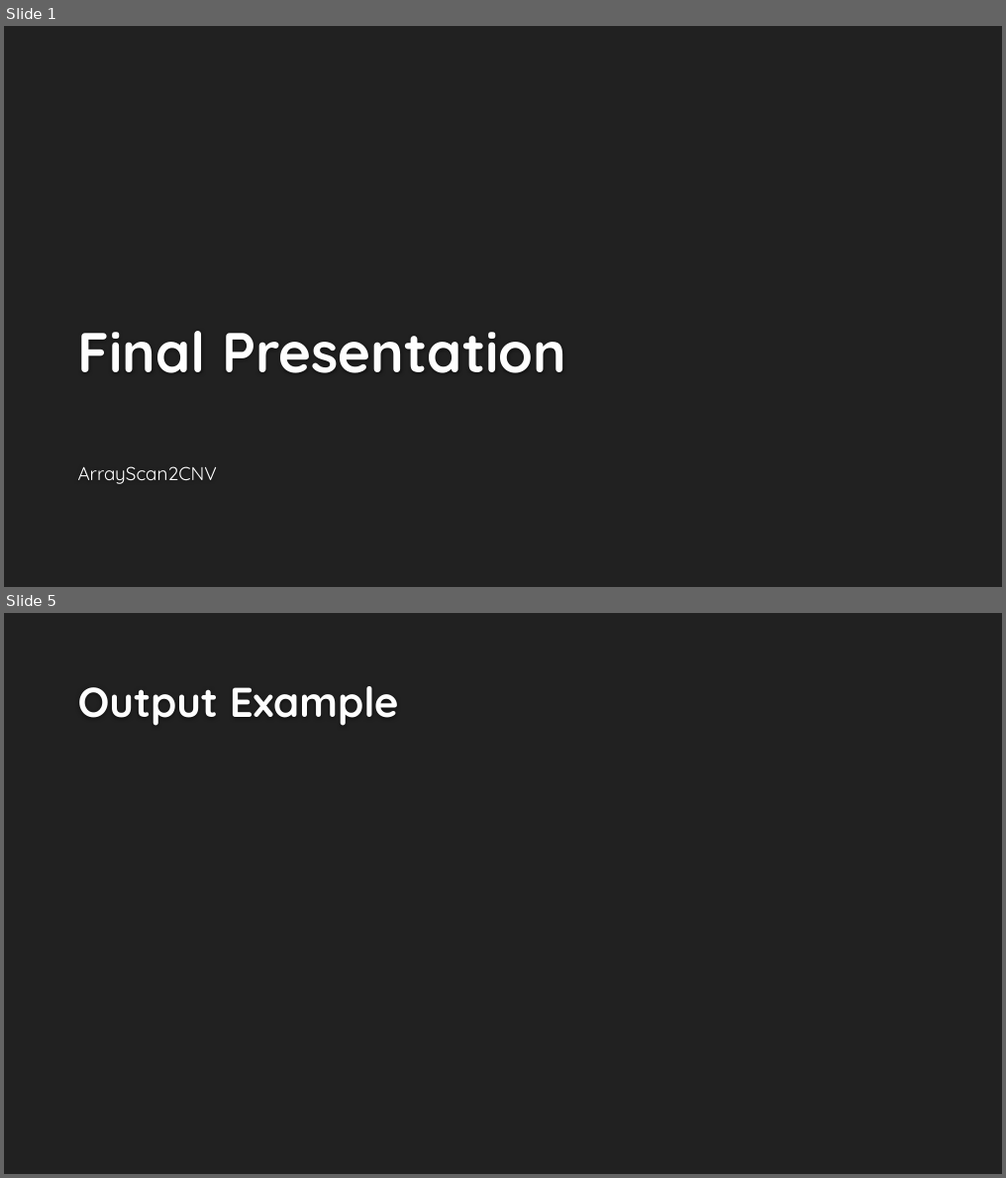
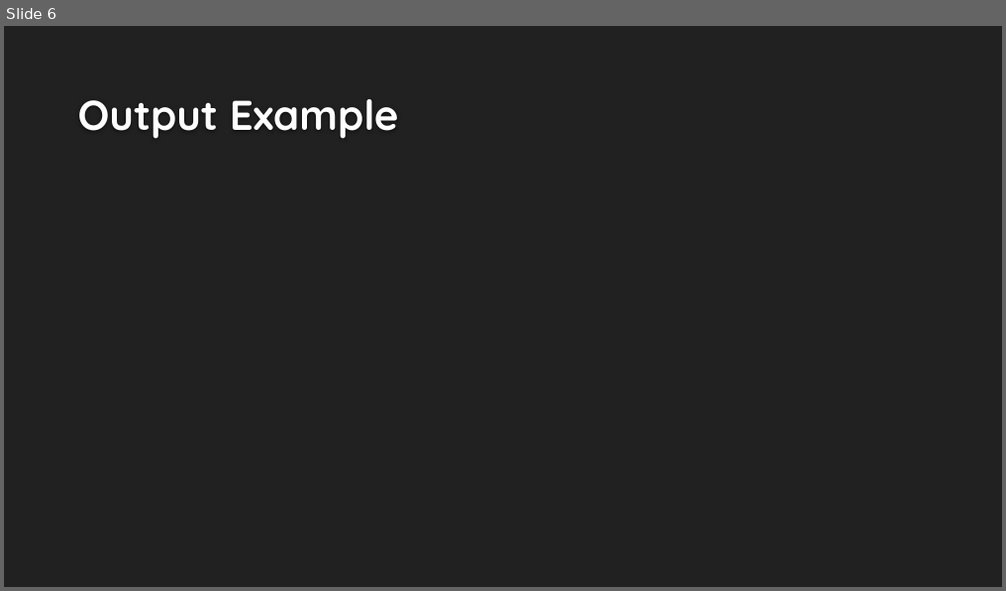
Before and after one commit to NCBI-Hackathons/Scan2CNV, a slide deck: files/Final_Present.pptx. Shown one above the other, each under a label of ours: slides 1 and 5 before the commit, slide 6 after it; the slides between them are not shown. The pictures are 1006x1178 and 1006x591 pixels, drawn with LibreOffice and Linux fonts; fonts in the diff are those of the drawing; background and template pictures are left out. Boxes give left, top, right and bottom in pixels: in the first picture for what was removed or moved away, otherwise in the second. Text is boxed around its words. In the diff, an @@ line names an element or a change of style, - is before the commit and + after.

Commit message:
Add files via upload
updated final present with workflow and logo

```diff
--- a/files/Final_Present.pptx
+++ b/files/Final_Present.pptx
@@ slide 1 removed at (4, 26, 1002, 587), background #212121 @@
@@ title removed at (78, 331, 566, 373) @@
-Final Presentation
@@ subtitle removed at (78, 467, 217, 484) @@
-ArrayScan2CNV
@@ what was slide 5 is now slide 6 @@
```
Also in this commit, not shown: 2 slides changed, 3 slides added, 1 other slide removed.
